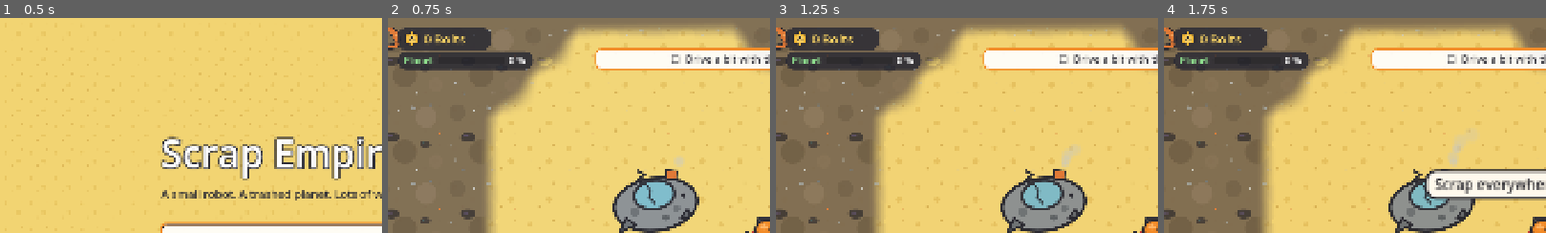
Above: before the commit, frames 1-4 (left to right).
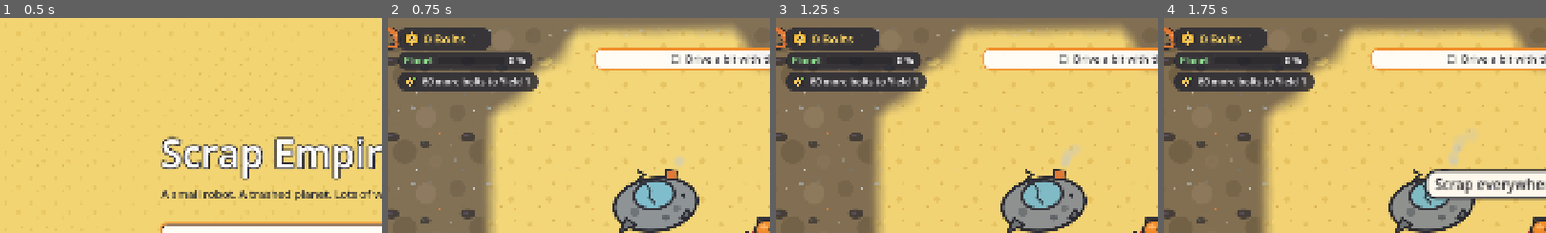
Above: after the commit, the same moments.

Repository: Dean86nz/ScrapEmpire
Game: Godot game, scene res://src/ui/title/title.tscn
Same seed, same stepped clock (60 frames per second), same inputs: the game is played once before the commit and once after it.
Inputs (mouse positions are % of the whole screen's width and height, from its top left):
- Up to frame 1 (0.5 s): no input
- Up to frame 2 (0.75 s): click "New game" at 0.5 s
- Up to frame 3 (1.25 s): no input
- Up to frame 4 (1.75 s): tap Enter (ui_accept) at 1.25, 1.52 s; move the mouse to (72, 45) at 1.27 s; hold Right (cursor_right) from 1.28 s (still down); tap Shift (boost) at 1.35 s; click (72, 45) at 1.42 s
The pictures show only the part of the screen within x 0-50%, y 0-50%; the shares and areas given below are measured in that part.

Frame 1 is identical in both runs. In frame 2, 3.2% of the frame differs, in the area x 2-40%, y 25-35%; in frame 3, 3.2%; in frame 4, 3.2%.

Commit message:
ms27: Saugen fühlt sich gut an: Flugbogen, Plopp, Aufblähen, Hotbar-Hüpfer, nächstes Ziel im HUD
Co-Authored-By: Claude Opus 5.5 <noreply@anthropic.com>

Diff:
--- a/locale/strings.csv
+++ b/locale/strings.csv
@@ -550,3 +550,6 @@
 QUEST_DRIVE1,Lerne den Skill Fahrtempo.,Learn the Driving skill.
 QUEST_SUCK2,Bau den Skill Saugtempo auf Stufe 2 aus.,Raise the Suction speed skill to level 2.
 SKILL_COST_ONE,1 Punkt,1 point
+HUD_GOAL_LEFT,Noch %s Bolts bis %s,%s more bolts to %s
+HUD_GOAL_READY,%s: jetzt leistbar!,%s: affordable now!
+HUD_GOAL_SKILL,Skillpunkt frei! Select → Skills,Skill point ready! Select → Skills
--- a/project.godot
+++ b/project.godot
@@ -11,7 +11,7 @@
 [application]
 
 config/name="Scrap Empire"
-config/version="1.15.0"
+config/version="1.16.0"
 run/main_scene="res://src/ui/title/title.tscn"
 run/flush_stdout_on_print=true
 config/features=PackedStringArray("4.7", "Mobile")
--- a/src/autoload/sfx.gd
+++ b/src/autoload/sfx.gd
@@ -11,6 +11,7 @@
 var _streams: Dictionary = {}
 var _players: Array[AudioStreamPlayer] = []
 var _next := 0
+var _last_play: Dictionary = {}   # id → Zeitpunkt (ms), für gedrosselte Sounds
 
 
 func _ready() -> void:
@@ -37,6 +38,15 @@
 	p.pitch_scale = 1.0 + randf_range(-pitch_jitter, pitch_jitter)
 	p.volume_db = volume_db
 	p.play()
+
+
+## Wie play, aber höchstens einmal je `min_gap` Sekunden (z. B. Plopp beim Dauersaugen).
+func play_throttled(id: String, min_gap: float, pitch_jitter: float = 0.0, volume_db: float = 0.0) -> void:
+	var now := Time.get_ticks_msec()
+	if now - int(_last_play.get(id, -100000)) < int(min_gap * 1000.0):
+		return
+	_last_play[id] = now
+	play(id, pitch_jitter, volume_db)
 
 
 # --- Erzeugung ----------------------------------------------------------------
@@ -74,6 +84,10 @@
 	for i in cheer.size():
 		_mix_tone(buf, i * 0.09, 0.55 if i == 2 else 0.3, cheer[i], "sine", 0.22, 4.0 if i == 2 else 8.0)
 	_streams["cheer"] = _to_stream(buf)
+	# Einsaug-Plopp: sehr kurz, tief, leise
+	buf = _silence(0.09)
+	_mix_sweep(buf, 0.0, 0.07, 520.0, 240.0, 0.28)
+	_streams["plop"] = _to_stream(buf)
 	# Plopp: kurzer fallender Ton
 	buf = _silence(0.12)
 	_mix_sweep(buf, 0.0, 0.09, 950.0, 380.0, 0.5)
--- /dev/null
+++ b/src/ui/hud/goal_hint.gd
@@ -0,0 +1,31 @@
+class_name GoalHint
+extends RefCounted
+## Nächstes Ziel für das HUD: das günstigste Schiff-Ziel (Reparatur, Ertrag, Bot, Drohne).
+## Leistbares zuerst, dann ein freier Skillpunkt, sonst „noch N Bolts bis …“.
+
+
+static func next_goal(w: SimWorld) -> Dictionary:
+	var s := w.ship()
+	var options: Array = []
+	if s != null and ShipSystem.next_stage_cost(w, s) > 0 and ShipSystem.can_upgrade(w, s) != "planet":
+		options.append({"name": TranslationServer.translate("SHIP_REPAIR_TO") % (s.stage + 1), "cost": ShipSystem.next_stage_cost(w, s),
+			"icon": str(ShipSystem.stage_def(w, s.stage + 1).get("sprite", ""))})
+	for u: Dictionary in ShipSystem.upgrade_defs(w):
+		var c := ShipSystem.upgrade_cost(w, str(u["id"]))
+		if c > 0:
+			options.append({"name": "%s %d" % [TranslationServer.translate(str(u["name_key"])), ShipSystem.upgrade_level(w, str(u["id"])) + 1], "cost": c, "icon": str(u.get("icon", ""))})
+	if w.can_buy_helper() in ["", "bolts"]:
+		options.append({"name": TranslationServer.translate("BOT_CARD"), "cost": int(w.next_helper_cost()["bolts"]), "icon": "res://assets/sprites/robot/rusty.svg"})
+	if w.can_buy_drone() in ["", "bolts"]:
+		options.append({"name": TranslationServer.translate("DRONE_CARD"), "cost": int(w.next_drone_cost()["bolts"]), "icon": "res://assets/sprites/robot/drone.svg"})
+	options.sort_custom(func(a: Dictionary, b: Dictionary) -> bool: return int(a["cost"]) < int(b["cost"]))
+	for o: Dictionary in options:
+		if w.bolts >= int(o["cost"]):
+			return {"text": TranslationServer.translate("HUD_GOAL_READY") % o["name"], "icon": o["icon"], "ready": true}
+	for d: Dictionary in w.skills.defs:
+		if w.skills.can_buy(str(d["id"]), w.progression.skill_points) == "":
+			return {"text": TranslationServer.translate("HUD_GOAL_SKILL"), "icon": "res://assets/sprites/ui/tab_skills.svg", "ready": true}
+	if options.is_empty():
+		return {}
+	var o0: Dictionary = options[0]
+	return {"text": TranslationServer.translate("HUD_GOAL_LEFT") % [Fmt.int_str(int(o0["cost"]) - w.bolts), o0["name"]], "icon": o0["icon"], "ready": false}
--- a/src/ui/hud/hud.gd
+++ b/src/ui/hud/hud.gd
@@ -23,13 +23,21 @@
 var _slots: Array = []
 var _selected := 0
 var stage_banner := StageBanner.new()
+var _goal_panel := PanelContainer.new()
+var _goal_icon := TextureRect.new()
+var _goal_label := Label.new()
+var _goal_timer := 0.0
 var _bolts_shown := 0
 var _bolts_tween: Tween
 
 
-func _process(_delta: float) -> void:
+func _process(delta: float) -> void:
 	if _world == null:
 		return
+	_goal_timer -= delta
+	if _goal_timer <= 0.0:
+		_goal_timer = 0.4
+		_refresh_goal()
 	var t := _world.tech
 	_research.visible = t.is_researching()
 	if t.is_researching():
@@ -53,6 +61,7 @@
 
 func _ready() -> void:
 	add_child(stage_banner)
+	_build_goal_panel()
 	set_hint(tr("HUD_HINT_GAME"))
 	set_bolts(0)
 
@@ -103,6 +112,37 @@
 	_bolts_label.text = "%s %s" % [Fmt.int_str(value), tr("HUD_BOLTS")]
 
 
+func _build_goal_panel() -> void:
+	_goal_panel.add_theme_stylebox_override("panel", ($BoltsPanel as PanelContainer).get_theme_stylebox("panel"))
+	_goal_panel.position = Vector2(24, 136)
+	var row := HBoxContainer.new()
+	row.add_theme_constant_override("separation", 10)
+	_goal_icon.custom_minimum_size = Vector2(36, 36)
+	_goal_icon.expand_mode = TextureRect.EXPAND_IGNORE_SIZE
+	_goal_icon.stretch_mode = TextureRect.STRETCH_KEEP_ASPECT_CENTERED
+	_goal_label.add_theme_font_size_override("font_size", 24)
+	row.add_child(_goal_icon)
+	row.add_child(_goal_label)
+	_goal_panel.add_child(row)
+	_goal_panel.visible = false
+	add_child(_goal_panel)
+
+
+## Nächstes Ziel im HUD: Leistbares zuerst (grün), sonst ein freier Skillpunkt, sonst das
+## günstigste Schiff-Ziel mit „noch N Bolts“.
+func _refresh_goal() -> void:
+	var g := GoalHint.next_goal(_world)
+	_goal_panel.visible = not g.is_empty()
+	if g.is_empty():
+		return
+	_goal_label.text = str(g["text"])
+	_goal_label.add_theme_color_override("font_color", Color(0.55, 0.95, 0.5) if g["ready"] else Color(1, 1, 1))
+	var path := str(g["icon"])
+	if _goal_icon.texture == null or _goal_icon.texture.resource_path != path:
+		_goal_icon.texture = load(path)
+	_goal_panel.reset_size()
+
+
 func set_hint(text: String) -> void:
 	_hint.text = text
 
--- a/src/ui/widgets/item_slot.gd
+++ b/src/ui/widgets/item_slot.gd
@@ -6,6 +6,9 @@
 
 var _style_normal: StyleBoxFlat
 var _style_selected: StyleBoxFlat
+var _last_item := ""
+var _last_count := 0
+var _bump: Tween
 
 
 func _ready() -> void:
@@ -23,9 +26,28 @@
 	if item_id == "" or count <= 0:
 		_icon.texture = null
 		_count.text = ""
+		_last_item = ""
+		_last_count = 0
 		return
 	_icon.texture = DataRegistry.item_icon(item_id)
 	_count.text = str(count)
+	if item_id == _last_item and count > _last_count and is_inside_tree():
+		_bounce()
+	_last_item = item_id
+	_last_count = count
+
+
+## Mehr im Slot: Zahl und Icon hüpfen kurz.
+func _bounce() -> void:
+	if _bump != null:
+		_bump.kill()
+	_count.pivot_offset = _count.size * 0.5
+	_icon.pivot_offset = _icon.size * 0.5
+	_count.scale = Vector2(1.5, 1.5)
+	_icon.scale = Vector2(1.15, 1.15)
+	_bump = create_tween().set_parallel(true)
+	_bump.tween_property(_count, "scale", Vector2.ONE, 0.25).set_trans(Tween.TRANS_BACK).set_ease(Tween.EASE_OUT)
+	_bump.tween_property(_icon, "scale", Vector2.ONE, 0.2).set_trans(Tween.TRANS_BACK).set_ease(Tween.EASE_OUT)
 
 
 func set_selected(selected: bool) -> void:
--- a/src/world/player/player.gd
+++ b/src/world/player/player.gd
@@ -28,6 +28,7 @@
 
 var _confetti: CPUParticles2D
 var _stars: CPUParticles2D
+var _gulp_tween: Tween
 var _cheer_t := -1.0   # läuft der Jubel: vergangene Sekunden, sonst -1
 
 ## Dauer des Jubels nach einem Kauf (hüpfen, einmal drehen, Sterne).
@@ -95,6 +96,17 @@
 	_stars.restart()
 	_stars.emitting = true
 	_cheer_t = 0.0
+
+
+## Kurzes Aufblähen beim Einsaugen (nicht während des Jubels).
+func gulp() -> void:
+	if is_cheering():
+		return
+	if _gulp_tween != null:
+		_gulp_tween.kill()
+	_sprite.scale = Vector2(1.14, 1.14)
+	_gulp_tween = create_tween()
+	_gulp_tween.tween_property(_sprite, "scale", Vector2.ONE, 0.16).set_trans(Tween.TRANS_BACK).set_ease(Tween.EASE_OUT)
 
 
 func is_cheering() -> bool:
--- a/src/world/world_view.gd
+++ b/src/world/world_view.gd
@@ -249,15 +249,42 @@
 	tw.tween_callback(fly.queue_free)
 
 
-## Icon fliegt vom Fundort zu Rusty und verschwindet.
+## Icon fliegt im kleinen Bogen vom Fundort zu Rusty, dreht sich, schrumpft und verschwindet mit
+## einem Plopp-Wölkchen; Rusty bläht sich kurz auf.
 func _on_item_collected(item_id: String, from_pos: Vector2i) -> void:
 	var fly := Sprite2D.new()
 	fly.texture = DataRegistry.item_icon(item_id)
 	fly.position = Vector2(from_pos)
 	fly.z_index = 20
 	add_child(fly)
-	var tween := create_tween()
-	tween.set_parallel(true)
-	tween.tween_property(fly, "global_position", _player.global_position, 0.2).set_trans(Tween.TRANS_QUAD).set_ease(Tween.EASE_IN)
-	tween.tween_property(fly, "scale", Vector2.ONE * 0.4, 0.2)
-	tween.chain().tween_callback(fly.queue_free)
+	var start := Vector2(from_pos)
+	var bend := Vector2(randf_range(-30, 30), randf_range(-50, -20))
+	var spin := randf_range(-1.0, 1.0) * PI
+	var tw := create_tween()
+	tw.tween_method(func(t: float) -> void:
+		var target := _player.global_position
+		var mid := (start + target) * 0.5 + bend
+		fly.global_position = start.lerp(mid, t).lerp(mid.lerp(target, t), t)
+		fly.rotation = spin * t
+		fly.scale = Vector2.ONE * lerpf(1.1, 0.35, t * t), 0.0, 1.0, 0.24).set_ease(Tween.EASE_IN)
+	tw.tween_callback(func() -> void:
+		_puff(_player.global_position)
+		if _player.has_method("gulp"):
+			_player.gulp()
+		Sfx.play_throttled("plop", 0.06, 0.12)
+		fly.queue_free())
+
+
+## Kleines Plopp-Wölkchen (weicher Kreis, wächst und verblasst).
+func _puff(at: Vector2) -> void:
+	var p := Sprite2D.new()
+	p.texture = ShipFx._soft_dot()
+	p.global_position = at + Vector2(randf_range(-6, 6), randf_range(-6, 6))
+	p.z_index = 21
+	p.modulate = Color(1, 1, 1, 0.8)
+	p.scale = Vector2.ONE * 0.6
+	add_child(p)
+	var tw := create_tween().set_parallel(true)
+	tw.tween_property(p, "scale", Vector2.ONE * 1.6, 0.18).set_ease(Tween.EASE_OUT)
+	tw.tween_property(p, "modulate:a", 0.0, 0.18)
+	tw.chain().tween_callback(p.queue_free)
--- /dev/null
+++ b/tests/test_goal_hint.gd
@@ -0,0 +1,22 @@
+extends TestCase
+## Nächstes Ziel im HUD (MS27).
+
+
+func test_shows_cheapest_ship_goal_with_missing_bolts() -> void:
+	var w := TestWorlds.make()
+	TestWorlds.with_ship(w)
+	w.bolts = 20
+	var g := GoalHint.next_goal(w)
+	assert_false(g["ready"])
+	assert_true(str(g["text"]).contains("40"), "Ertrag 1 kostet 60, es fehlen 40: " + str(g["text"]))
+
+
+func test_affordable_goal_first_then_skill_point() -> void:
+	var w := TestWorlds.make()
+	TestWorlds.with_ship(w)
+	w.bolts = 70
+	w.progression.skill_points = 1
+	assert_true(GoalHint.next_goal(w)["ready"])
+	assert_true(str(GoalHint.next_goal(w)["icon"]).ends_with("upg_yield.svg"), "leistbares Schiff-Ziel zuerst")
+	w.bolts = 0
+	assert_true(str(GoalHint.next_goal(w)["icon"]).ends_with("tab_skills.svg"), "dann der freie Skillpunkt")
Not shown, added: src/ui/hud/goal_hint.gd.uid
Not shown, added: tests/test_goal_hint.gd.uid
Not shown, changed: CHANGELOG.md
Not shown, changed: TODO.md
Not shown, changed: docs/03_ROADMAP.md
